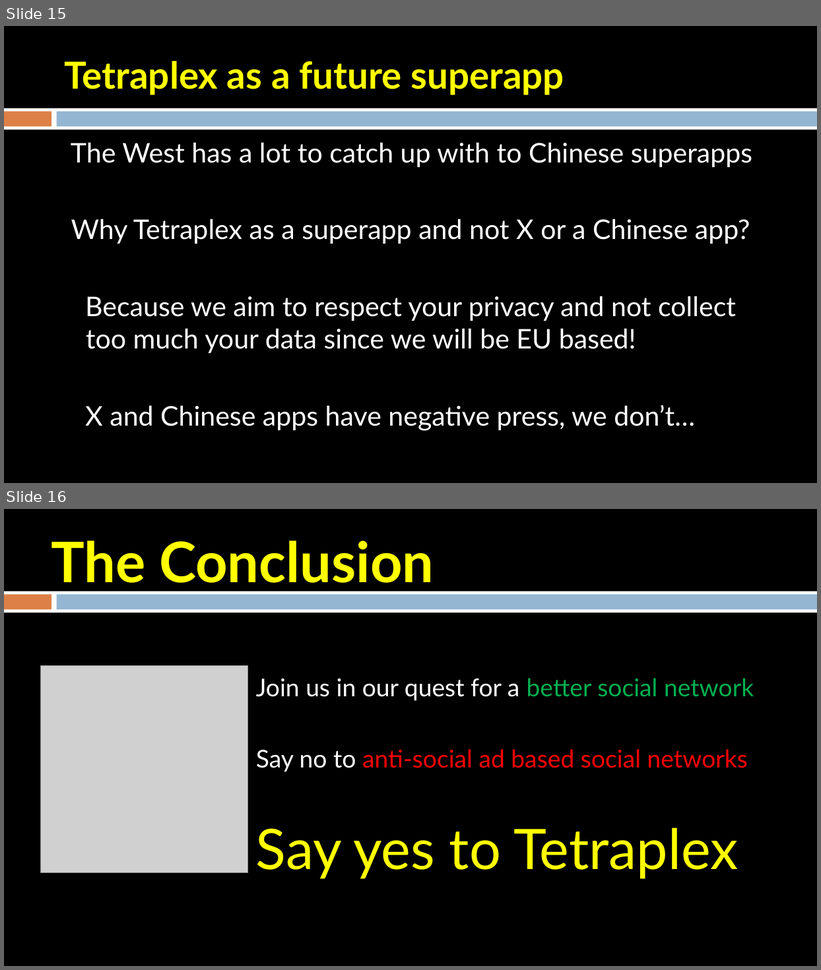
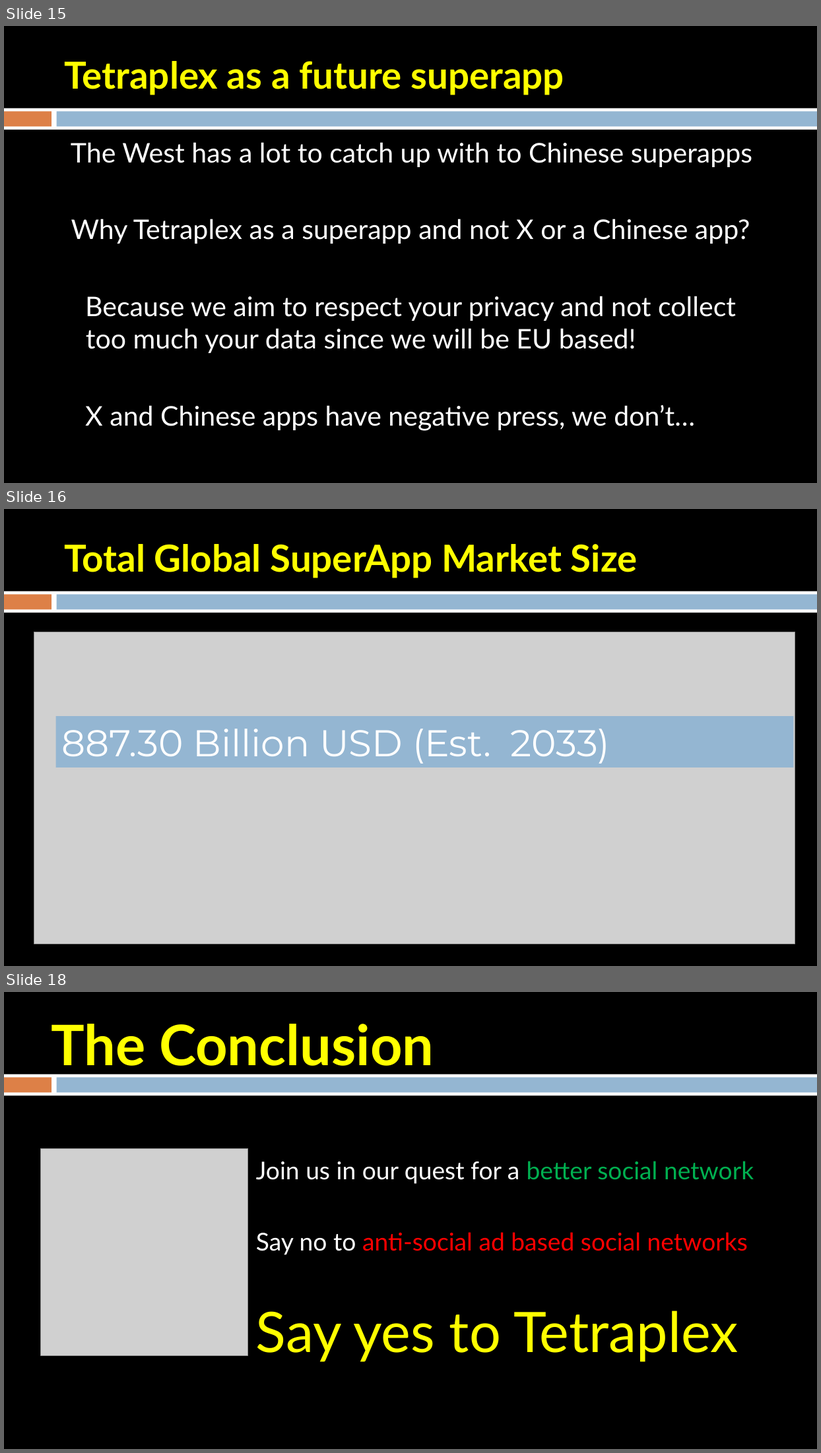
Before and after one commit to TetraPlex-org/central, a slide deck: Documentation/TetraPlex deck 0.54 - dark mode.pptx. Shown one above the other, each under a label of ours: slides 15 and 16 before the commit, slides 15, 16 and 18 after it; the slides between them are not shown. The pictures are 821x970 and 821x1453 pixels, drawn with LibreOffice and Linux fonts; fonts in the diff are those of the drawing; grey boxes stand for pictures. Boxes give left, top, right and bottom in pixels: in the first picture for what was removed or moved away, otherwise in the second. Text is boxed around its words. In the diff, an @@ line names an element or a change of style, - is before the commit and + after.

Commit message:
Update TetraPlex deck 0.54 - dark mode.pptx
new superapp slides

```diff
--- a/Documentation/TetraPlex deck 0.54 - dark mode.pptx
+++ b/Documentation/TetraPlex deck 0.54 - dark mode.pptx
@@ slide 16 added at (4,509,817,966), background #000000; not listed: 3 template elements that a slide beside it also shows @@
@@ title added at (65,544,638,578), 44 pt, text #FFFF00, bold @@
+Total Global SuperApp Market Size
@@ picture added at (34,632,795,945) @@
@@ rectangle added at (56,716,794,768), fill #94B6D2, 44 pt, text #FFFFFF @@
+887.30 Billion USD (Est. 2033)
@@ what was slide 16 is now slide 18 @@
```
Also in this commit, not shown: 1 slide changed, 1 other slide added.
